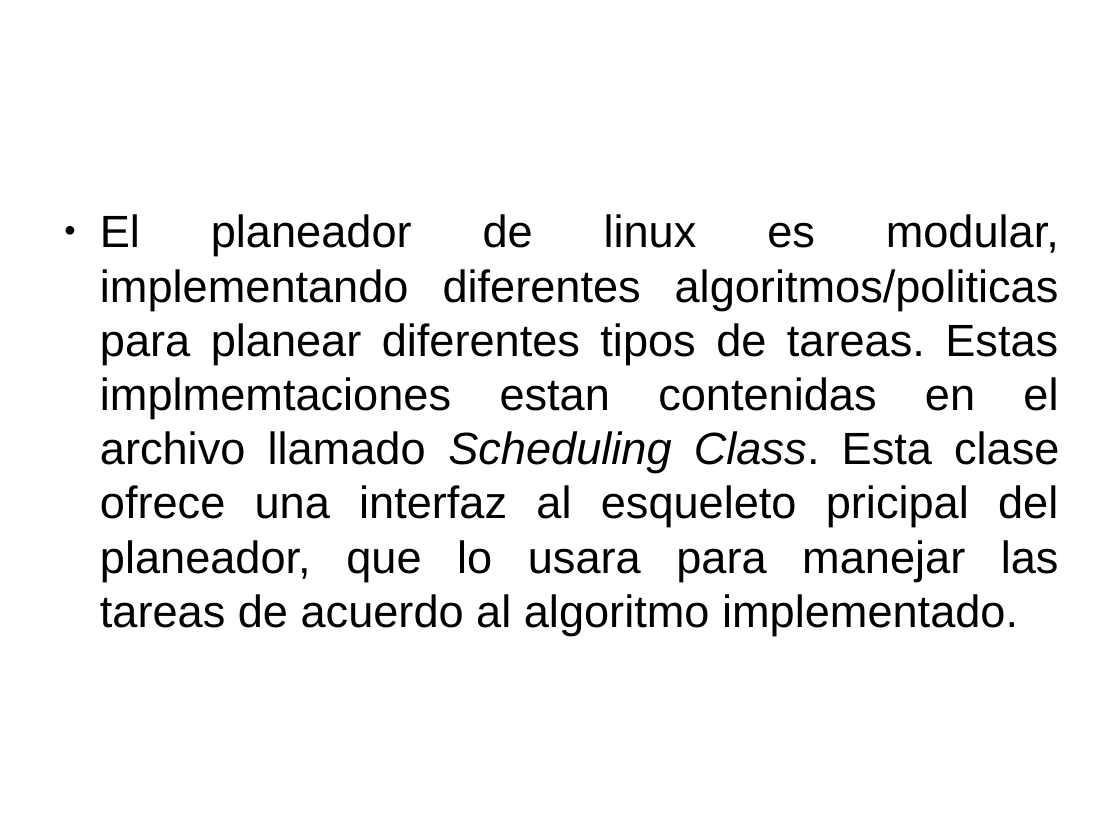
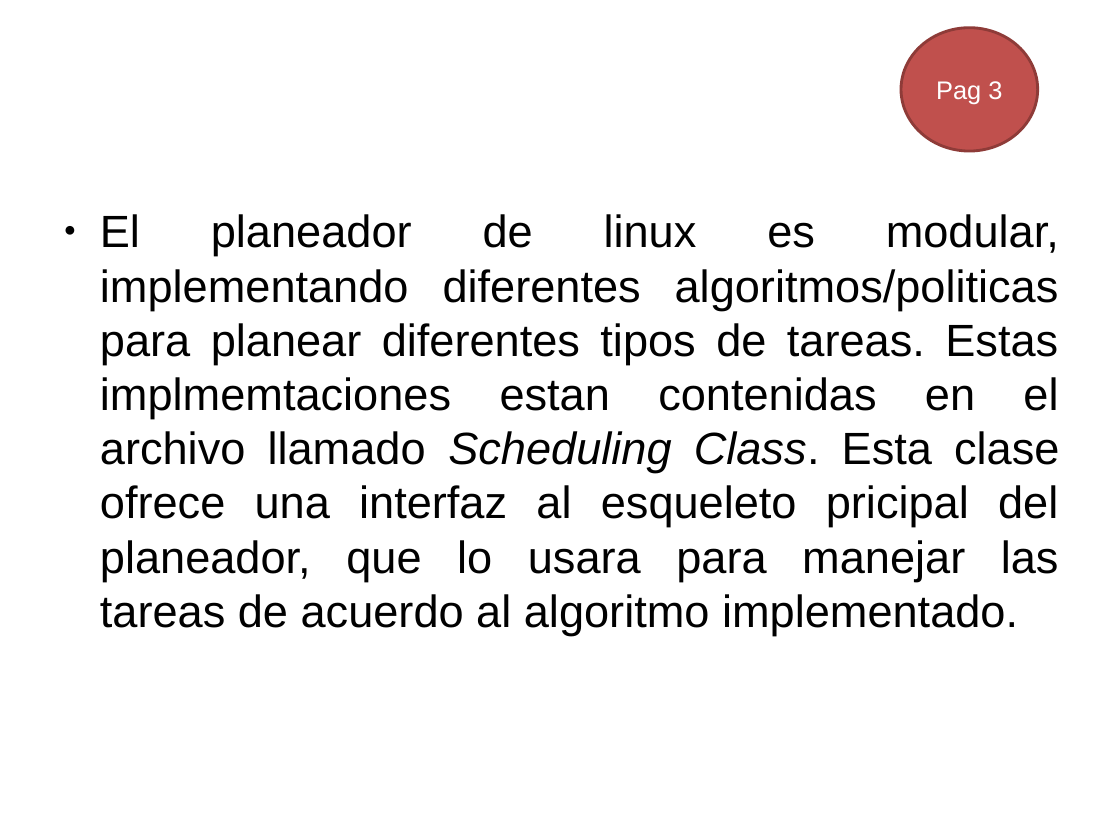
Before and after one commit to gwolf/clase-sistop-2017-01, a slide deck: slide 10 of exposiciones/planificadorCFS/planificadorCFS.pptx. Drawn at 1120x840 pixels with LibreOffice and Linux fonts; fonts in the diff are those of the drawing; background and template pictures are left out. Boxes give left, top, right and bottom in pixels: in the first picture for what was removed or moved away, otherwise in the second. Text is boxed around its words. In the diff, an @@ line names an element or a change of style, - is before the commit and + after.

```diff
--- a/exposiciones/planificadorCFS/planificadorCFS.pptx
+++ b/exposiciones/planificadorCFS/planificadorCFS.pptx
@@ ellipse added at (901, 27, 1039, 150), fill #C0504D, outline #8E3B39 2 pt, 18 pt, text #FFFFFF @@
+Pag 3
```
Also in this commit, not shown: 1 other slide changed, 4 slides added.
